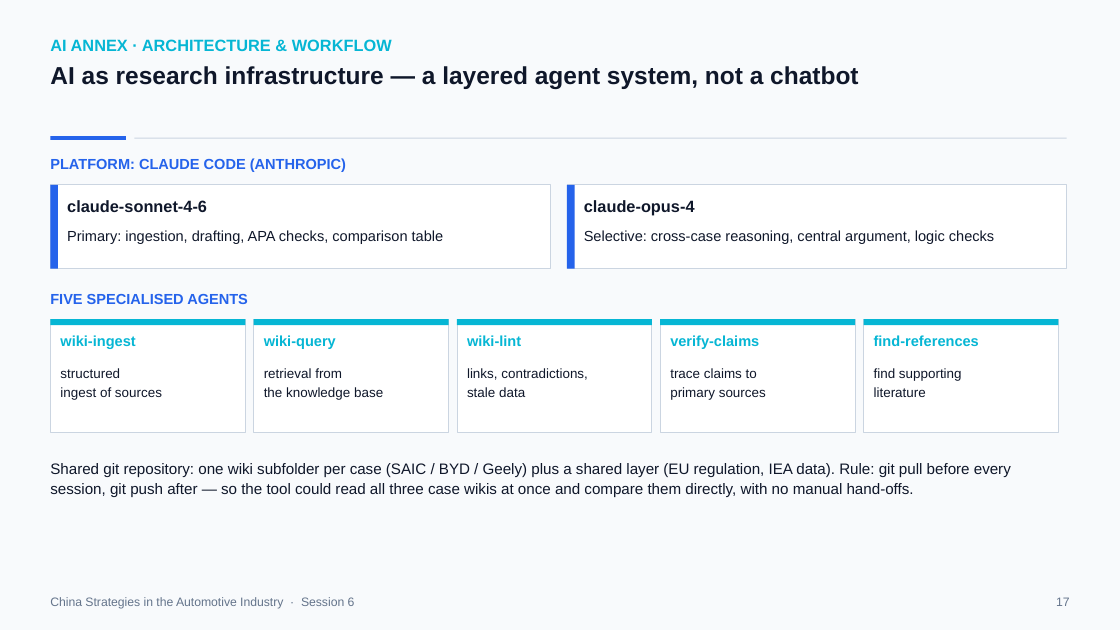
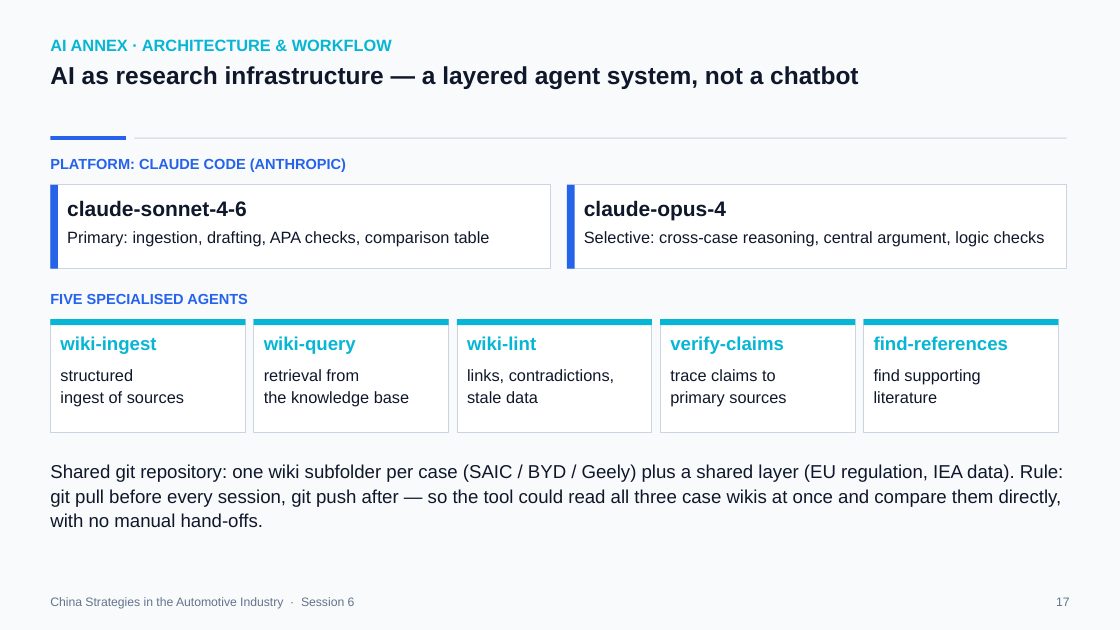
Before and after one commit to mickeymousehacker/CHINA-seminar-paper, a slide deck: slide 17 of research/presentation/China-Strategies-Presentation-FINAL.pptx. Drawn at 1120x630 pixels with LibreOffice and Linux fonts; fonts in the diff are those of the drawing. Boxes give left, top, right and bottom in pixels: in the first picture for what was removed or moved away, otherwise in the second. Text is boxed around its words. In the diff, an @@ line names an element or a change of style, - is before the commit and + after.

```diff
--- a/research/presentation/China-Strategies-Presentation-FINAL.pptx
+++ b/research/presentation/China-Strategies-Presentation-FINAL.pptx
@@ text "claude-sonnet-4-6" at [67, 200, 247, 217]: size 14 to 18 pt @@
@@ text "claude-opus-4" at [584, 200, 726, 221]: size 14 to 18 pt @@
@@ text "Primary: ingestion, drafting, APA checks, ..." at [67, 231, 489, 246]: size 12.5 to 14 pt @@
@@ text "Selective: cross-case reasoning, central argument, ..." at [584, 231, 1045, 246]: size 12.5 to 14 pt @@
@@ size 12.5 to 16 pt in 5 elements at [60, 336, 156, 354], [264, 336, 356, 354], [467, 336, 536, 350], [670, 336, 784, 354], [874, 336, 1008, 351] @@
@@ size 11.5 to 14 pt in 5 elements at [60, 369, 184, 407], [264, 369, 409, 407], [467, 369, 614, 403], [670, 369, 786, 407], [874, 369, 980, 403] @@
@@ text "Shared git repository: one wiki ..." at [50, 464, 1063, 527]: size 13 to 16 pt @@
```
Also in this commit, not shown: 19 other slides changed.
